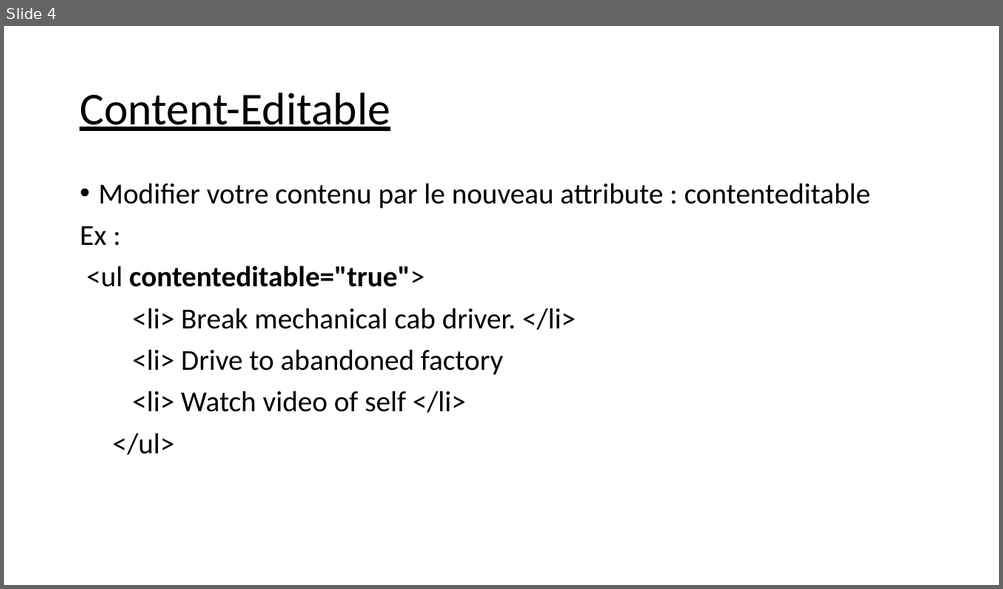
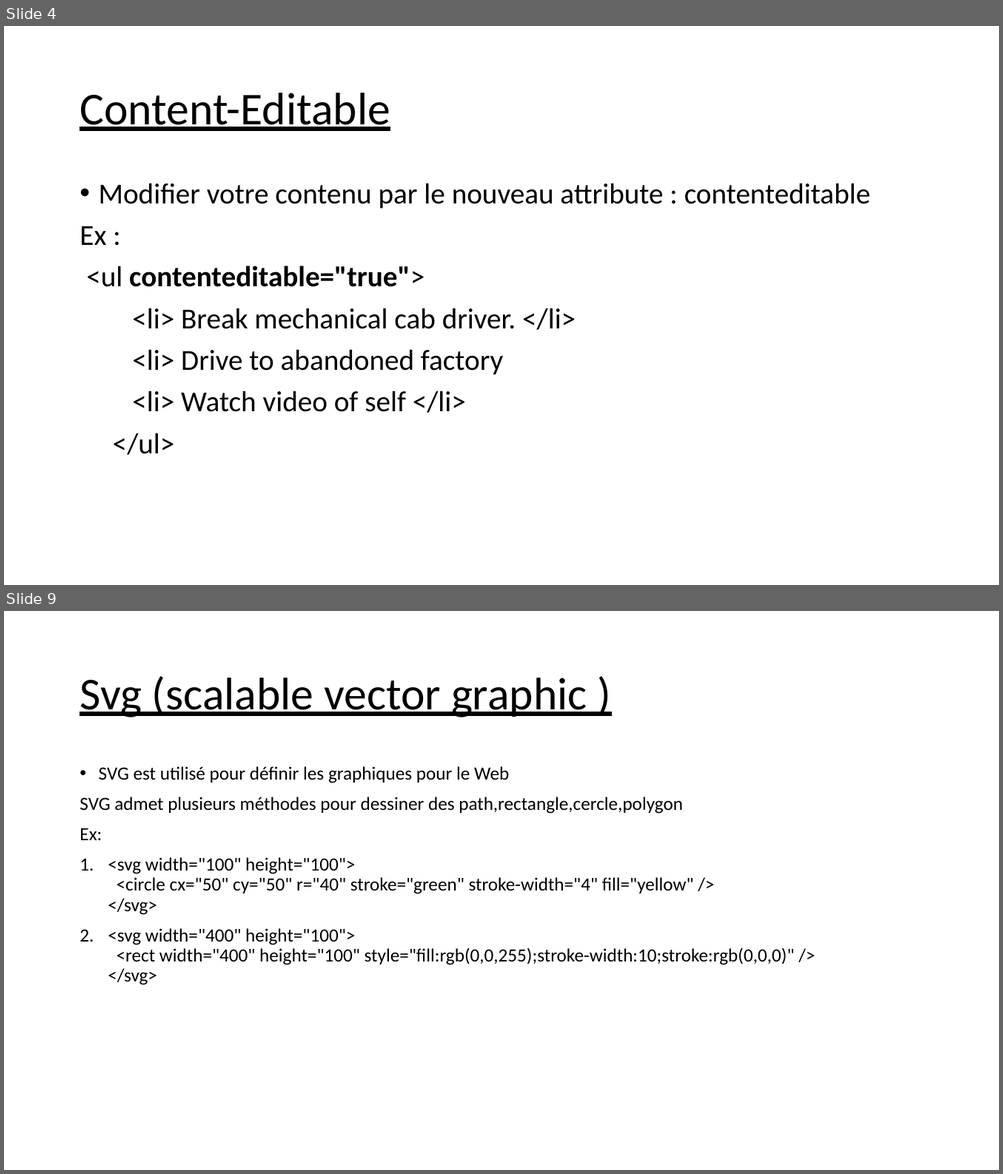
Before and after one commit to balamddine/NewHtml5, a slide deck: Presentation Du HTML5 .pptx. Shown one above the other, each under a label of ours: slide 4 before the commit, slides 4 and 9 after it; the slides between them are not shown. The pictures are 1003x589 and 1003x1174 pixels, drawn with LibreOffice and Linux fonts; fonts in the diff are those of the drawing. Boxes give left, top, right and bottom in pixels: in the first picture for what was removed or moved away, otherwise in the second. Text is boxed around its words. In the diff, an @@ line names an element or a change of style, - is before the commit and + after.

```diff
--- a/Presentation Du HTML5 .pptx
+++ b/Presentation Du HTML5 .pptx
@@ slide 9 added at [4, 611, 999, 1170], background #FFFFFF @@
@@ title added at [79, 676, 586, 718], 44 pt, text #000000, underline @@
+Svg (scalable vector graphic )
@@ text added at [79, 766, 794, 985], 18 pt, text #000000 @@
+• SVG est utilisé pour définir les graphiques pour le Web
+SVG admet plusieurs méthodes pour dessiner des path,rectangle,cercle,polygon
+Ex:
+1. <svg width="100" height="100">
+   <circle cx="50" cy="50" r="40" stroke="green" stroke-width="4" fill="yellow" />
+   </svg>
+2. <svg width="400" height="100">
+   <rect width="400" height="100" style="fill:rgb(0,0,255);stroke-width:10;stroke:rgb(0,0,0)" />
+   </svg>
```
Also in this commit, not shown: 7 other slides added, 1 other file.
